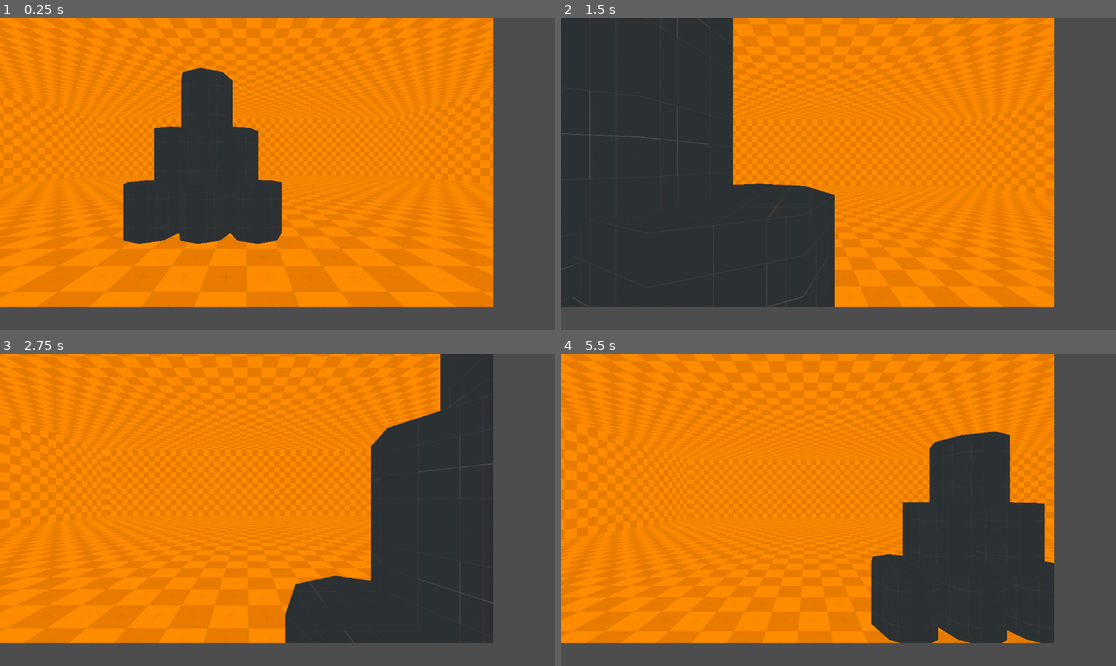
Above: before the commit, frames 1-4 (two rows, left to right).
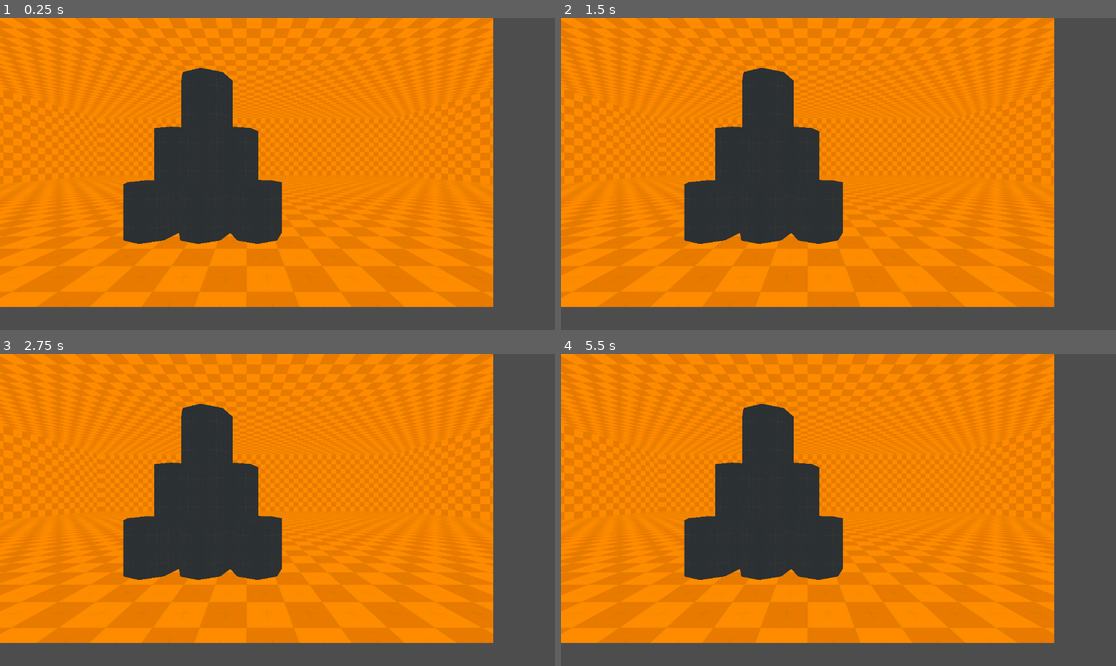
Above: after the commit, the same moments.

Repository: RogerRandomDev/gd3d
Game: Godot game, scene res://scenes/main.tscn
Same seed, same stepped clock (60 frames per second), same inputs: the game is played once before the commit and once after it. This scene is started directly instead of the project's main scene.
Inputs (mouse positions are in pixels of both pictures, inside the frame that each line leads up to):
- Up to frame 1 (0.25 s): no input
- Up to frame 2 (1.5 s): tap Enter at 0.5 s; move the mouse to (810, 236) at 0.52 s; hold W (forward) from 0.53 s (still down); tap E (interact) at 0.6 s; tap Space (jump) at 0.77, 0.8, 1.07, 1.35 s; move the mouse to (1005, 220) at 1.27 s
- Up to frame 3 (2.75 s): tap Space (jump) at 1.52, 1.82, 2.3 s; tap E (interact) at 1.55, 2.1 s; move the mouse to (111, 463) at 2.02 s; release W (forward) at 2.03 s; hold A (left) from 2.03 s (still down)
- Up to frame 4 (5.5 s): move the mouse to (866, 510) at 2.77 s; tap E (interact) at 2.85, 4.35, 5.1 s; tap Space (jump) at 3.02, 3.32, 3.6, 3.77, 4.07, 4.52, 4.82, 5.3 s; move the mouse to (755, 432) at 3.52 s; release A (left) at 3.53 s; hold S (backwards) 3.53-4.28 s; move the mouse to (960, 494) at 4.27 s; hold D (right) 4.28-5.03 s; move the mouse to (727, 525) at 5.02 s; hold W (forward) from 5.03 s (still down)

The runs differ from the first frame. In frame 1, less than 0.1% of the frame differs, in the area x 32-50%, y 19-72%; in frame 2, 38%, in the area x 0-89%, y 0-93%; in frame 3, 35%; in frame 4, 31%.
Error after the commit: Parse Error: Could not find base class "RigidDynamicBody3D". (res://scenes/player.gd:1)

Commit message:
working on signals being added for more convenience

Diff:
--- a/3dtest/scenes/Camera3D.gd
+++ b/3dtest/scenes/Camera3D.gd
@@ -4,6 +4,8 @@
 @export var maxRotation:float=1.41372
 @export var sensitivity:float=0.001
 @export var rotateObject:NodePath
+signal item_grabbed
+signal item_dropped
 var in_game=false
 var held_damp=0
 var pickup_ray=PhysicsRayQueryParameters3D.new()
@@ -14,9 +16,9 @@
 	pickup_ray.collision_mask=1
 
 
-func _physics_process(delta):
+func _physics_process(_delta):
 	if holding!=null:
-		holding.constant_force=(get_hold_point()-holding.position).normalized()*5
+		holding.constant_force=(get_hold_point()-holding.position).normalized()*holding.mass*100
 
 func _input(event):
 	#pickup item script
@@ -42,31 +44,22 @@
 	if holding!=null:
 		holding.linear_damp=held_damp
 		holding.constant_force=Vector3.ZERO
-		holding.linear_velocity=get_node(rotateObject).velocity
+		holding.linear_velocity=get_node(rotateObject).linear_velocity
 		holding.apply_central_impulse(get_hold_point()-global_transform.origin)
+		get_node(rotateObject).emit_signal('item_dropped',holding)
 		holding=null
 		return
 	#grabs item if not just dropping the current one
 	pickup_ray.from=global_transform.origin
-	var rot=get_node(rotateObject).rotation+rotation
 	pickup_ray.to=get_hold_point()
 	var grabbed:=get_world_3d().direct_space_state.intersect_ray(pickup_ray)
 	if grabbed&&grabbed.collider.is_in_group("grabable"):
 		holding=grabbed.collider
 		held_damp=holding.linear_damp
 		holding.linear_damp=10
-
+		get_node(rotateObject).emit_signal('item_grabbed',holding)
 
 #where an item is held relative to you
 func get_hold_point():
-	return global_transform.origin-Vector3(sin(get_node(rotateObject).rotation.y),-sin(rotation.x),cos(get_node(rotateObject).rotation.y))*1.5
-
-
-#makes an explosion
-func explode():
-	var exploder=ExplosionObject.new()
-	exploder.position=global_transform.origin
-	exploder.explosionPower=4
-	exploder.explosionRadius=3
-	exploder.ignore=get_node(rotateObject)
-	get_node(rotateObject).get_parent().call_deferred('add_child',exploder)
+	var angleHelp=Vector2(sin(get_node(rotateObject).rotation.y),cos(get_node(rotateObject).rotation.y))
+	return global_transform.origin-Vector3(angleHelp.x,-sin(rotation.x),angleHelp.y)*1.5
--- a/3dtest/scenes/player.gd
+++ b/3dtest/scenes/player.gd
@@ -1,36 +1,43 @@
-extends CharacterBody3D
+extends RigidDynamicBody3D
 
 
 const SPEED = 5.0
-const JUMP_VELOCITY = 4.5
+const JUMP_linear_velocity = 4.5
 
+var is_on_floor=true
 # Get the gravity from the project settings to be synced with RigidDynamicBody nodes.
 var gravity = ProjectSettings.get_setting("physics/3d/default_gravity")
+
+signal item_dropped(body:Node)
+signal item_grabbed(body:Node)
 
 
 func _physics_process(delta):
 	# Add the gravity.
-	if not is_on_floor():
-		velocity.y -= gravity * delta
+	if not is_on_floor:
+		linear_velocity.y -= gravity * delta
 
 	# Handle Jump.
-	if Input.is_action_just_pressed("jump") and is_on_floor():
-		velocity.y = JUMP_VELOCITY
+	if Input.is_action_just_pressed("jump") and is_on_floor:
+		linear_velocity.y = JUMP_linear_velocity
 
 	# Get the input direction and handle the movement/deceleration.
 	# As good practice, you should replace UI actions with custom gameplay actions.
 	var input_dir = Input.get_vector("left", "right", "forward", "backwards")
 	var direction = (transform.basis * Vector3(input_dir.x, 0, input_dir.y)).normalized()
 	if direction:
-		velocity.x = move_toward(velocity.x, direction.x * SPEED,delta*20)
-		velocity.z = move_toward(velocity.z, direction.z * SPEED,delta*20)
-	elif is_on_floor():
-		velocity.x = move_toward(velocity.x, 0, SPEED*0.125)
-		velocity.z = move_toward(velocity.z, 0, SPEED*0.125)
-
-	move_and_slide()
+		linear_velocity.x = move_toward(linear_velocity.x, direction.x * SPEED,delta*20)
+		linear_velocity.z = move_toward(linear_velocity.z, direction.z * SPEED,delta*20)
+	elif is_on_floor:
+		linear_velocity.x = move_toward(linear_velocity.x, 0, SPEED*0.125)
+		linear_velocity.z = move_toward(linear_velocity.z, 0, SPEED*0.125)
 
 
-#used mainly for explosions
-func apply_central_impulse(force):
-	velocity+=force*Vector3(20,30,20)
+
+
+func _integrate_forces(state):
+	is_on_floor=false
+	for s in state.get_contact_count():
+		match state.get_contact_local_position(0):
+			Vector3(0,-1,0):
+				is_on_floor=true
--- a/3dtest/scenes/player.tscn
+++ b/3dtest/scenes/player.tscn
@@ -1,11 +1,22 @@
-[gd_scene load_steps=4 format=3 uid="uid://dlpu5c50evnbw"]
+[gd_scene load_steps=5 format=3 uid="uid://dlpu5c50evnbw"]
 
 [ext_resource type="Script" path="res://scenes/player.gd" id="1_4e3g2"]
 [ext_resource type="Script" path="res://scenes/Camera3D.gd" id="2_q6f7i"]
 
+[sub_resource type="PhysicsMaterial" id="PhysicsMaterial_33wsx"]
+rough = true
+
 [sub_resource type="CapsuleShape3D" id="CapsuleShape3D_i6hlp"]
 
-[node name="CharacterBody3D" type="CharacterBody3D"]
+[node name="player" type="RigidDynamicBody3D"]
+axis_lock_angular_x = true
+axis_lock_angular_y = true
+axis_lock_angular_z = true
+physics_material_override = SubResource( "PhysicsMaterial_33wsx" )
+gravity_scale = 0.0
+contacts_reported = 2
+contact_monitor = true
+freeze_mode = 1
 script = ExtResource( "1_4e3g2" )
 
 [node name="CollisionShape3D" type="CollisionShape3D" parent="."]
--- a/3dtest/scenes/world.tscn
+++ b/3dtest/scenes/world.tscn
@@ -30,8 +30,8 @@
 
 [node name="RigidDynamicBody3D" type="RigidDynamicBody3D" parent="props" groups=["grabable", "moveable"]]
 transform = Transform3D(1, 0, 0, 0, 1, 0, 0, 0, 1, -1.81513, 0.532346, -3.67283)
-mass = 0.05
 contact_monitor = true
+linear_damp = 0.1
 metadata/_edit_group_ = true
 
 [node name="MeshInstance3D" type="MeshInstance3D" parent="props/RigidDynamicBody3D"]
@@ -43,8 +43,8 @@
 
 [node name="RigidDynamicBody3D2" type="RigidDynamicBody3D" parent="props" groups=["grabable", "moveable"]]
 transform = Transform3D(1, 0, 0, 0, 1, 0, 0, 0, 1, -1.27513, 1.53235, -3.67283)
-mass = 0.05
 contact_monitor = true
+linear_damp = 0.1
 metadata/_edit_group_ = true
 
 [node name="MeshInstance3D" type="MeshInstance3D" parent="props/RigidDynamicBody3D2"]
@@ -56,8 +56,8 @@
 
 [node name="RigidDynamicBody3D3" type="RigidDynamicBody3D" parent="props" groups=["grabable", "moveable"]]
 transform = Transform3D(1, 0, 0, 0, 1, 0, 0, 0, 1, -0.27513, 1.53235, -3.67283)
-mass = 0.05
 contact_monitor = true
+linear_damp = 0.1
 metadata/_edit_group_ = true
 
 [node name="MeshInstance3D" type="MeshInstance3D" parent="props/RigidDynamicBody3D3"]
@@ -69,8 +69,8 @@
 
 [node name="RigidDynamicBody3D6" type="RigidDynamicBody3D" parent="props" groups=["grabable", "moveable"]]
 transform = Transform3D(1, 0, 0, 0, 1, 0, 0, 0, 1, -0.77513, 2.53235, -3.67283)
-mass = 0.05
 contact_monitor = true
+linear_damp = 0.1
 metadata/_edit_group_ = true
 
 [node name="MeshInstance3D" type="MeshInstance3D" parent="props/RigidDynamicBody3D6"]
@@ -82,8 +82,8 @@
 
 [node name="RigidDynamicBody3D4" type="RigidDynamicBody3D" parent="props" groups=["grabable", "moveable"]]
 transform = Transform3D(1, 0, 0, 0, 1, 0, 0, 0, 1, -0.81513, 0.532346, -3.67283)
-mass = 0.05
 contact_monitor = true
+linear_damp = 0.1
 metadata/_edit_group_ = true
 
 [node name="MeshInstance3D" type="MeshInstance3D" parent="props/RigidDynamicBody3D4"]
@@ -95,8 +95,8 @@
 
 [node name="RigidDynamicBody3D5" type="RigidDynamicBody3D" parent="props" groups=["grabable", "moveable"]]
 transform = Transform3D(1, 0, 0, 0, 1, 0, 0, 0, 1, 0.18487, 0.532346, -3.67283)
-mass = 0.05
 contact_monitor = true
+linear_damp = 0.1
 metadata/_edit_group_ = true
 
 [node name="MeshInstance3D" type="MeshInstance3D" parent="props/RigidDynamicBody3D5"]
@@ -108,6 +108,7 @@
 
 [node name="CharacterBody3D" parent="." groups=["moveable"] instance=ExtResource( "3_pui1g" )]
 transform = Transform3D(1, 0, 0, 0, 1, 0, 0, 0, 1, 0, 1, 0)
+gravity_scale = 0.0
 
 [node name="Map" type="Node3D" parent="."]
 
